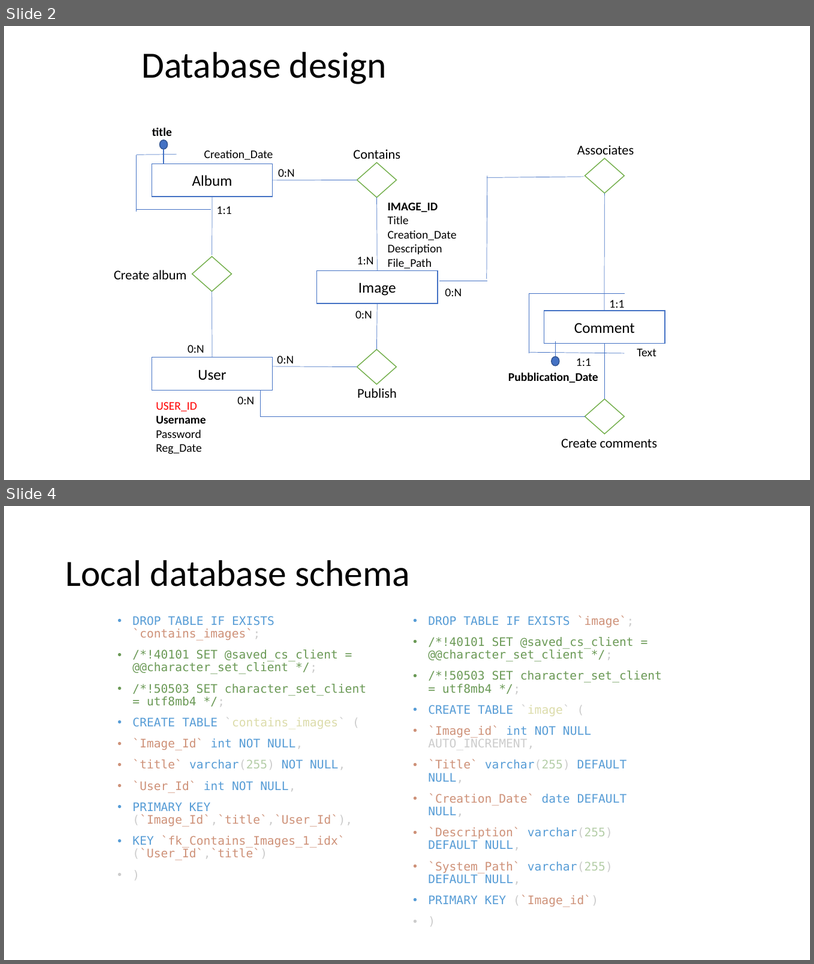
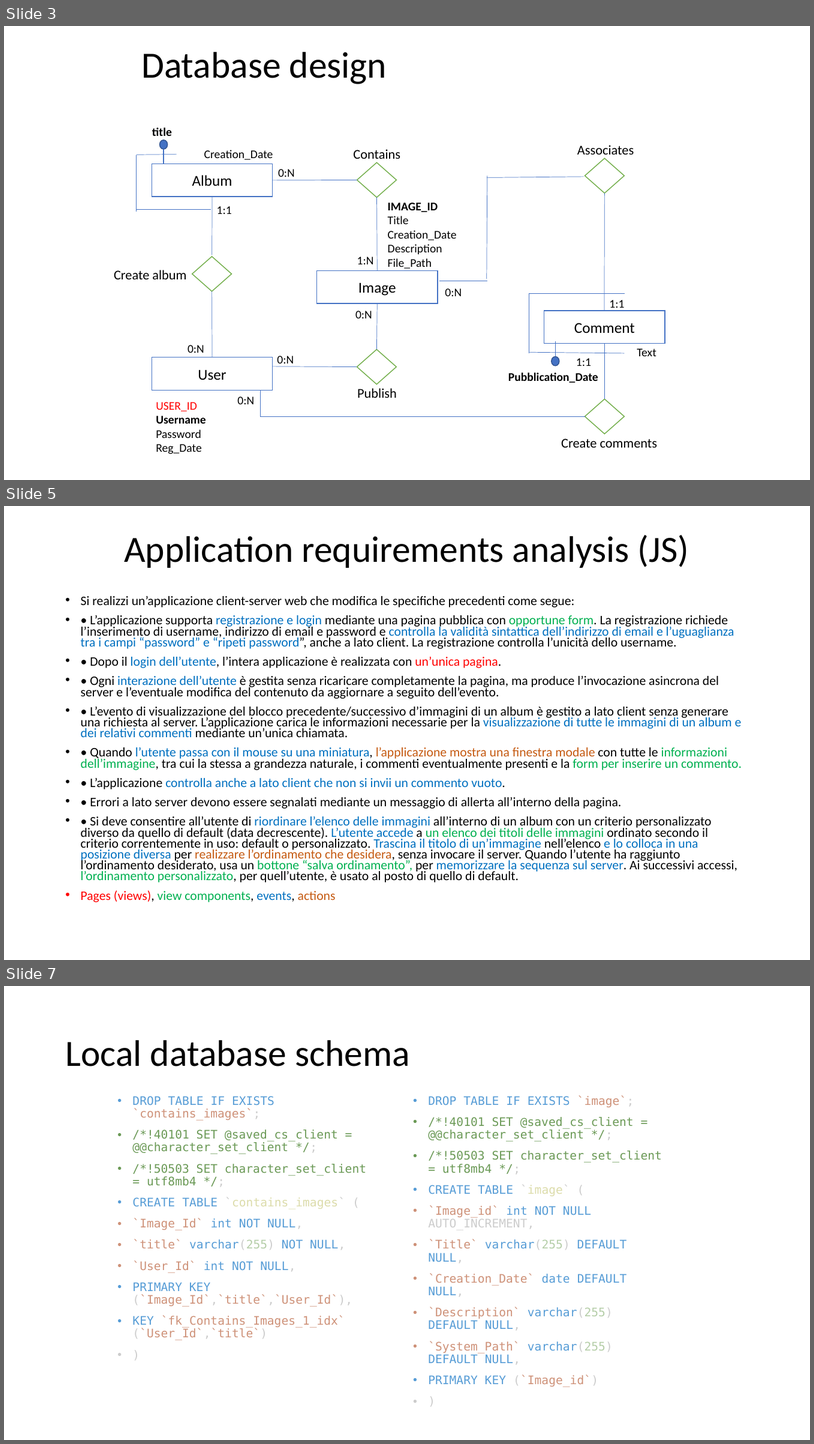
Before and after one commit to vittpall/ProgettoTIWJS, a slide deck: assets/progettazioneTIWJS.pptx. Shown one above the other, each under a label of ours: slides 2 and 4 before the commit, slides 3, 5 and 7 after it; the slides between them are not shown. The pictures are 814x964 and 814x1444 pixels, drawn with LibreOffice and Linux fonts; fonts in the diff are those of the drawing. Boxes give left, top, right and bottom in pixels: in the first picture for what was removed or moved away, otherwise in the second. Text is boxed around its words. In the diff, an @@ line names an element or a change of style, - is before the commit and + after.

```diff
--- a/assets/progettazioneTIWJS.pptx
+++ b/assets/progettazioneTIWJS.pptx
@@ slide 5 added at <box>4,506,810,960</box>, background #FFFFFF @@
@@ title added at <box>124,535,689,568</box>, 44 pt, text #000000 @@
+Application requirements analysis (JS)
@@ text added at <box>81,596,742,902</box>, 15.5 pt, text #000000 @@
+• Si realizzi un’applicazione client-server web che modifica le specifiche precedenti come segue:
+• • L’applicazione supporta registrazione e login mediante una pagina pubblica con opportune form. La registrazione richiede l’inserimento di username, indirizzo di email e password e controlla la validità sintattica dell’indirizzo di email e l’uguaglianza tra i campi “password” e “ripeti password”, anche a lato client. La registrazione controlla l’unicità dello username.
+• • Dopo il login dell’utente, l’intera applicazione è realizzata con un’unica pagina.
+• • Ogni interazione dell’utente è gestita senza ricaricare completamente la pagina, ma produce l’invocazione asincrona del server e l’eventuale modifica del contenuto da aggiornare a seguito dell’evento.
+• • L’evento di visualizzazione del blocco precedente/successivo d’immagini di un album è gestito a lato client senza generare una richiesta al server. L’applicazione carica le informazioni necessarie per la visualizzazione di tutte le immagini di un album e dei relativi commenti mediante un’unica chiamata.
+• • Quando l’utente passa con il mouse su una miniatura, l’applicazione mostra una finestra modale con tutte le informazioni dell’immagine, tra cui la stessa a grandezza naturale, i commenti eventualmente presenti e la form per inserire un commento.
+• • L’applicazione controlla anche a lato client che non si invii un commento vuoto.
+• • Errori a lato server devono essere segnalati mediante un messaggio di allerta all’interno della pagina.
+• • Si deve consentire all’utente di riordinare l’elenco delle immagini all’interno di un album con un criterio personalizzato diverso da quello di default (data decrescente). L’utente accede a un elenco dei titoli delle immagini ordinato secondo il criterio correntemente in uso: default o personalizzato. Trascina il titolo di un’immagine nell’elenco e lo colloca in una posizione diversa per realizzare l’ordinamento che desidera, senza invocare il server. Quando l’utente ha raggiunto l’ordinamento desiderato, usa un bottone “salva ordinamento”, per memorizzare la sequenza sul server. Ai successivi accessi, l’ordinamento personalizzato, per quell’utente, è usato al posto di quello di default.
+• Pages (views), view components, events, actions
@@ what was slide 2 is now slide 3 @@
@@ what was slide 4 is now slide 7 @@
```
Also in this commit, not shown: 2 slides changed, 2 other slides added.
